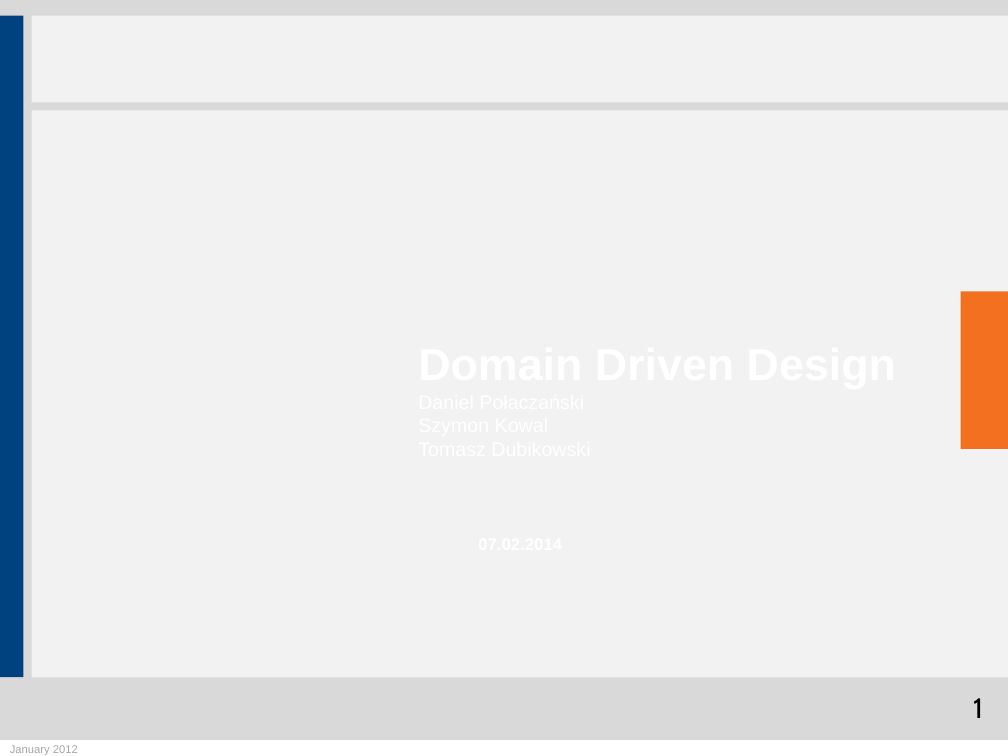
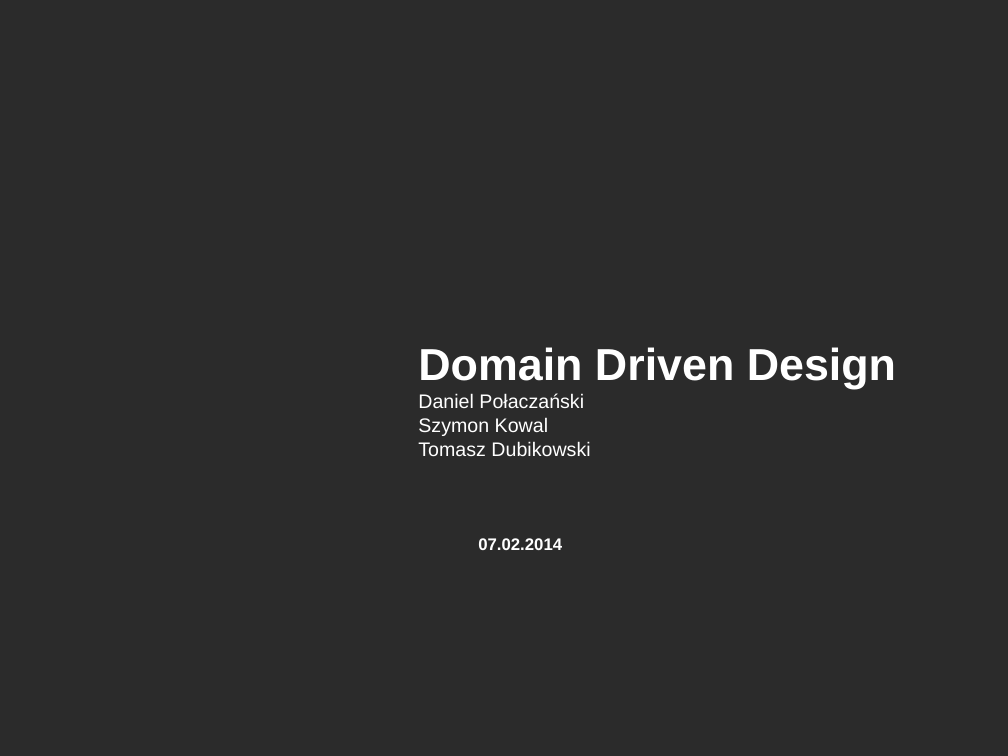
Before and after one commit to zrezur/MyPresentations, a slide deck: slide 1 of Domain driven design_1_en.pptx. Drawn at 1008x756 pixels with LibreOffice and Linux fonts; fonts in the diff are those of the drawing; background and template pictures are left out; a plain dark background stands for a picture behind light text. Boxes give left, top, right and bottom in pixels: in the first picture for what was removed or moved away, otherwise in the second. Text is boxed around its words. In the diff, an @@ line names an element or a change of style, - is before the commit and + after.

```diff
--- a/Domain driven design_1_en.pptx
+++ b/Domain driven design_1_en.pptx
@@ rectangle removed at (x1=0, y1=0, x2=1008, y2=756) @@
@@ rectangle removed at (x1=0, y1=16, x2=23, y2=677) @@
@@ rectangle removed at (x1=31, y1=16, x2=1008, y2=103) @@
@@ rectangle removed at (x1=31, y1=111, x2=1008, y2=677) @@
@@ text "Domain Driven Design" rewrapped from (x1=408, y1=173, x2=957, y2=622) to (x1=418, y1=347, x2=896, y2=456) @@
@@ rectangle removed at (x1=961, y1=291, x2=1008, y2=449) @@
@@ page number removed at (x1=973, y1=698, x2=983, y2=718) @@
-1
@@ rectangle removed at (x1=0, y1=740, x2=1008, y2=756) @@
@@ text removed at (x1=10, y1=745, x2=78, y2=755) @@
-January 2012
```
Also in this commit, not shown: 10 other slides changed, 5 slides added.
